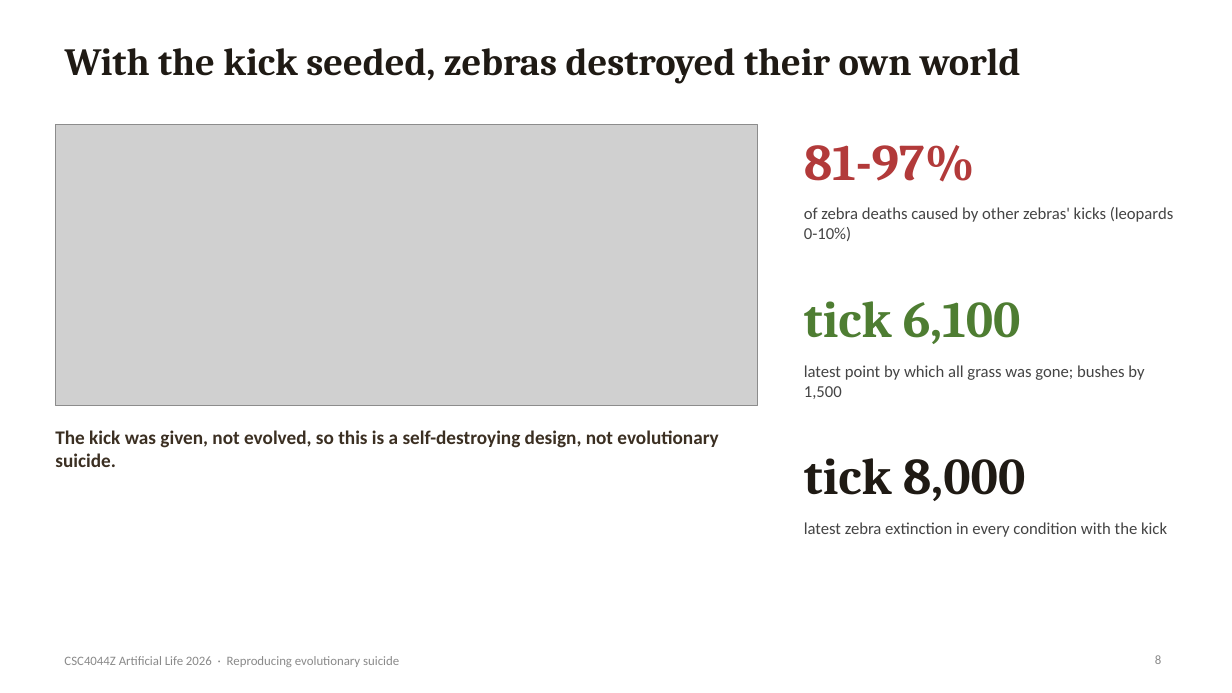
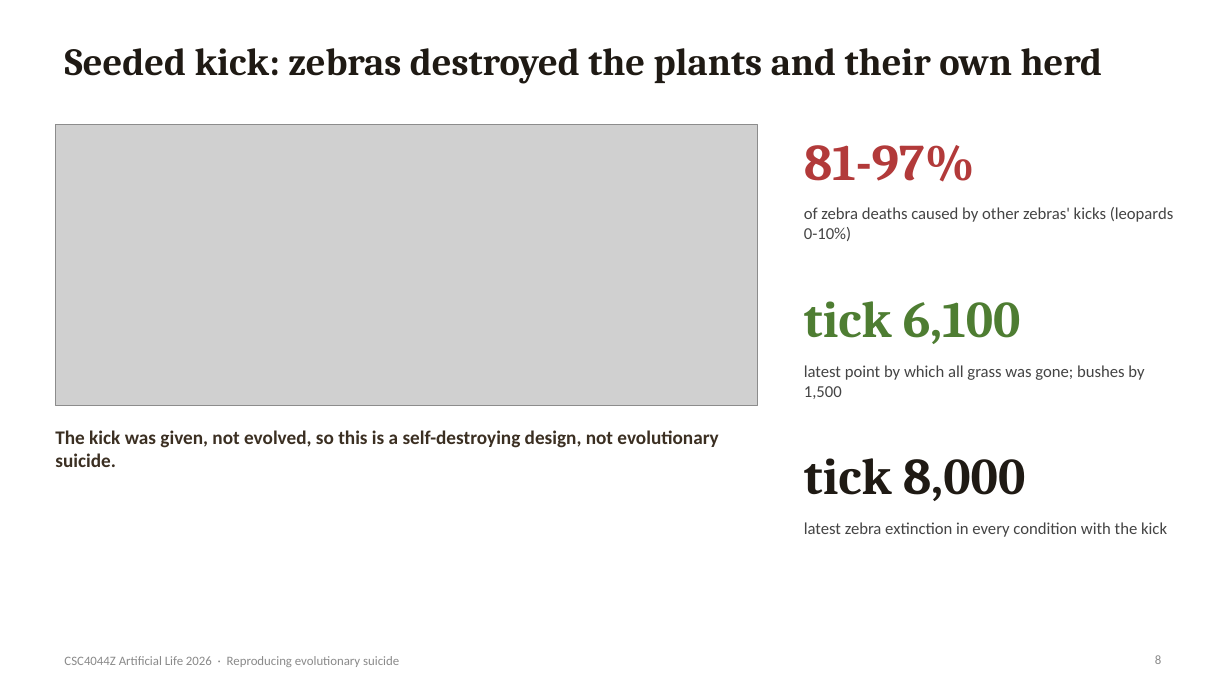
Before and after one commit to Tjeludo/LifeEngine, a slide deck: slide 8 of presentation/Evolutionary-Suicide-LifeEngine.pptx. Drawn at 1232x693 pixels with LibreOffice and Linux fonts; fonts in the diff are those of the drawing; grey boxes stand for pictures. Boxes give left, top, right and bottom in pixels: in the first picture for what was removed or moved away, otherwise in the second. Text is boxed around its words. In the diff, an @@ line names an element or a change of style, - is before the commit and + after.

Commit message:
Rewrite report and slides for clarity; tidy deck build script
Report reorganised into introduction, species, base engine and modified
engine sections with the verdict after the evidence. Slide titles made
descriptive. Deck build no longer depends on an external theme helper.

```diff
--- a/presentation/Evolutionary-Suicide-LifeEngine.pptx
+++ b/presentation/Evolutionary-Suicide-LifeEngine.pptx
@@ title at [65, 48, 1103, 84]: text changed @@
-With the kick seeded, zebras destroyed their own world
+Seeded kick: zebras destroyed the plants and their own herd
```
Also in this commit, not shown: 19 other slides changed, 1 slide added, 1 slide removed, 3 other files.
